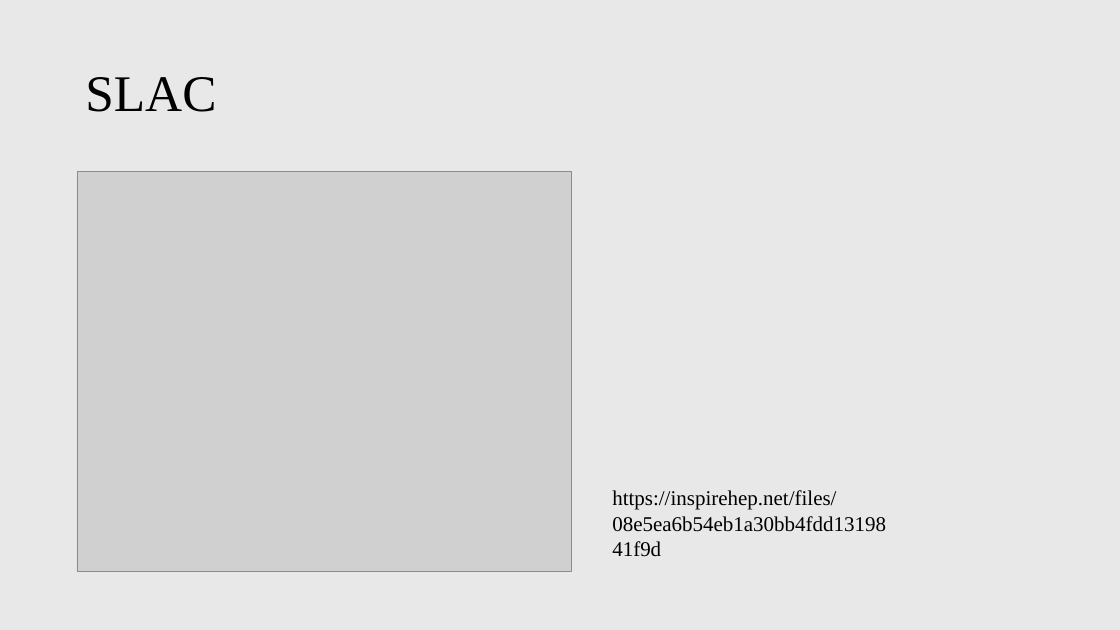
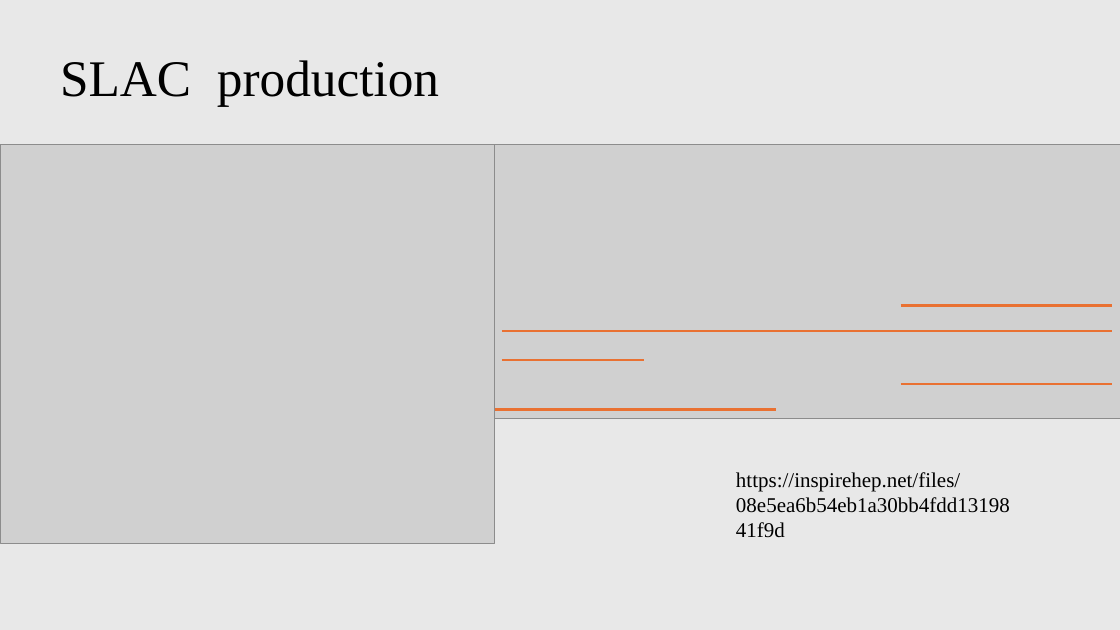
Before and after one commit to PeiranLi001/mCP_BDX, a slide deck: slide 18 of presentation/mCP_BDX.pptx (slide 15 before the commit). Drawn at 1120x630 pixels with LibreOffice and Linux fonts; fonts in the diff are those of the drawing; grey boxes stand for pictures. Boxes give left, top, right and bottom in pixels: in the first picture for what was removed or moved away, otherwise in the second. Text is boxed around its words. In the diff, an @@ line names an element or a change of style, - is before the commit and + after.

```diff
--- a/presentation/mCP_BDX.pptx
+++ b/presentation/mCP_BDX.pptx
@@ title at [60, 60, 439, 106]: text changed @@
-SLAC
+SLAC production
@@ picture: place and size @@
-picture at [77, 171, 572, 571]
+picture at [0, 144, 495, 544]
@@ picture added at [495, 144, 1120, 418] @@
@@ line added from (901, 306) to (1112, 306), #E97132 2 pt @@
@@ line added from (502, 331) to (1112, 331), #E97132 2 pt @@
@@ line added from (502, 360) to (644, 360), #E97132 2 pt @@
@@ line added from (901, 384) to (1112, 384), #E97132 2 pt @@
@@ line added from (495, 410) to (776, 410), #E97132 2 pt @@
@@ text "https://inspirehep.net/files/08e5ea6b54eb1a30bb4fdd1319841f9 ...": place and size @@
-text "https://inspirehep.net/files/08e5ea6b54eb1a30bb4fdd1319841f9 ..." at [612, 490, 836, 510]
+text "https://inspirehep.net/files/08e5ea6b54eb1a30bb4fdd1319841f9 ..." at [736, 472, 960, 492]
```
Also in this commit, not shown: 3 other slides changed, 14 slides added, 5 other files.
